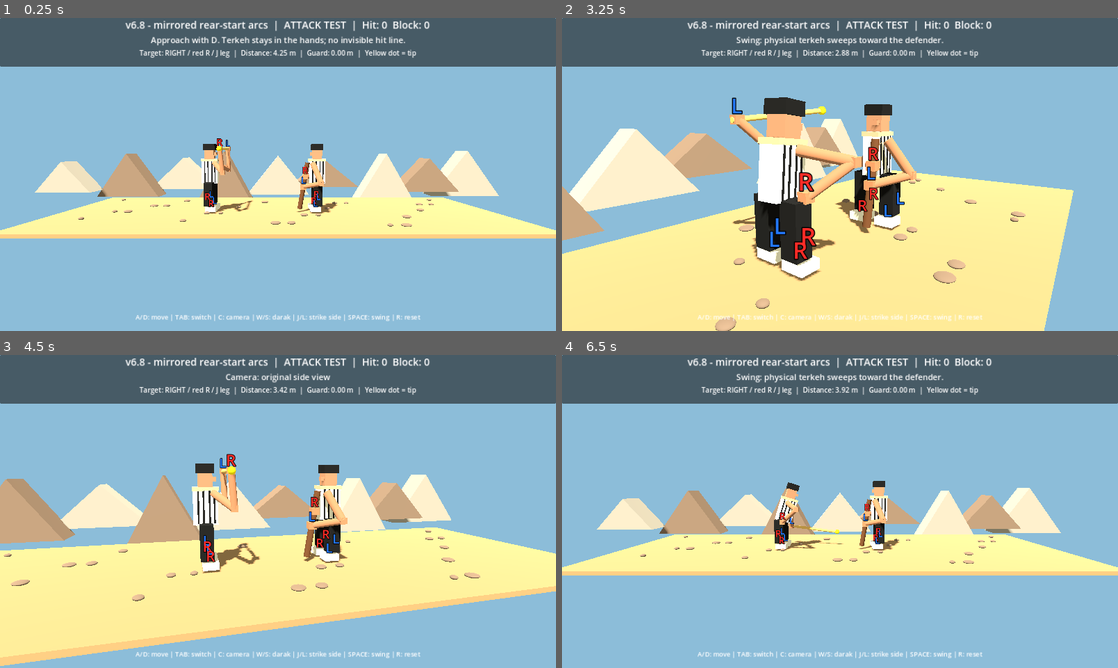
Above: before the commit, frames 1-4 (two rows, left to right).
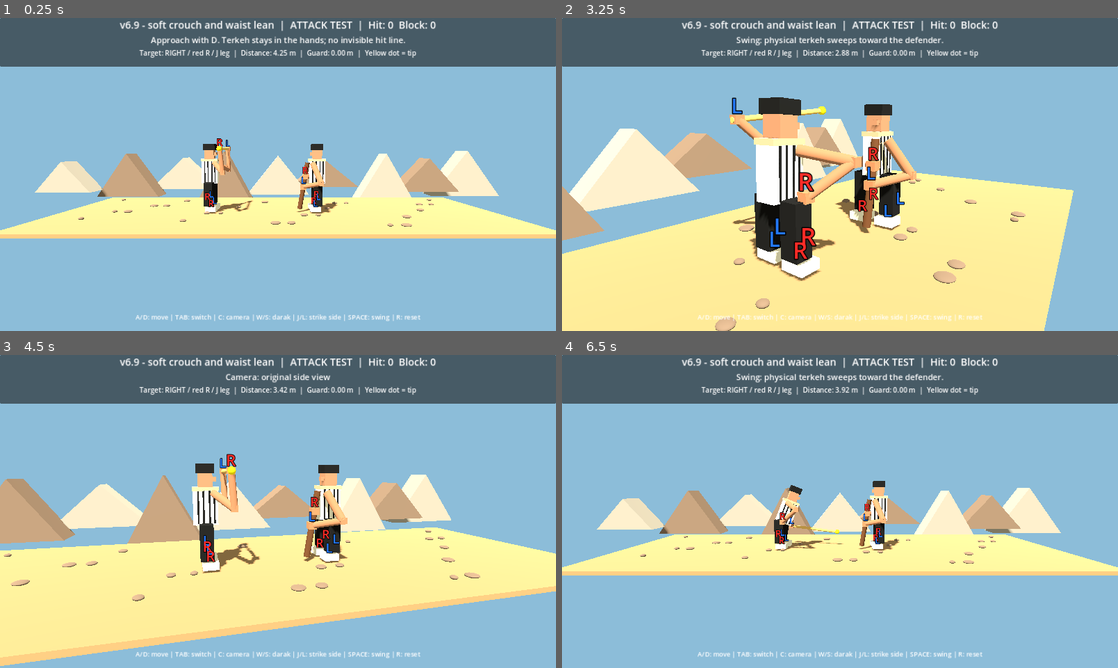
Above: after the commit, the same moments.

Repository: vahidainima-prog/tarke-darak-game
Game: Godot game, scene res://main.tscn
Two runs of this game, one before a commit and one after it. Both use one fixed random seed, a clock stepped at 60 frames per second and the inputs below.
Inputs:
- Up to frame 1 (0.25 s): no input
- Up to frame 2 (3.25 s): tap Enter at 0.5 s; hold D 0.53-1.28 s; tap C at 0.6 s; tap Space at 0.77, 1.52, 3.02 s; hold S 1.28-2.03 s; tap Tab at 1.35 s; hold D 2.03-2.78 s; tap R at 2.1 s; hold W from 2.78 s (still down); tap J at 2.85 s
- Up to frame 3 (4.5 s): release W at 3.53 s; hold A from 3.53 s (still down); tap L at 3.6 s; tap Space at 3.77 s; tap C at 4.35 s
- Up to frame 4 (6.5 s): tap Space at 4.52, 6.02 s; release A at 5.03 s; hold S 5.03-5.78 s; tap Tab at 5.1 s; hold D from 5.78 s (still down); tap R at 5.85 s

The runs differ from the first frame. In frame 1, 0.9% of the frame differs, in the area x 21-79%, y 0-5%; in frame 2, 1.7%, in the area x 21-79%, y 0-80%; in frame 3, 0.9%; in frame 4, 1.1%.

Commit message:
Add modest torso lean, crouch, and low-poly knee flex during mirrored staff swings

Diff:
--- a/tarke_darak_godot_v2/main.gd
+++ b/tarke_darak_godot_v2/main.gd
@@ -2,7 +2,7 @@
 
 # Godot 4.x — visual mechanics test. Side camera looks along -Z.
 # Feint depth: negative Z is BEHIND the attacker; positive Z is IN FRONT.
-const BUILD_LABEL := "v6.8 - mirrored rear-start arcs"
+const BUILD_LABEL := "v6.9 - soft crouch and waist lean"
 const DEF_X := 1.55
 const MIN_X := -4.7
 const MAX_X := 0.35
@@ -446,8 +446,9 @@
 	# Feet return to their original local positions when movement stops.
 	var stride := minf(1.0, absf(motion) / 1.8)
 	var accent := sin(swing_pose * PI) if swing_pose > 0.0 else 0.0
-	var bend := smoothstep(0.02, 0.62, swing_pose) if facing > 0.0 else 0.0
-	var lean := 0.12 * bend
+	var bend := smoothstep(0.12, 0.78, swing_pose) if facing > 0.0 else 0.0
+	# Small weight drop and knee flex; preserve the existing rear-start arc.
+	var crouch := 0.13 * bend
 	for child in character.get_children():
 		if not child is Node3D:
 			continue
@@ -460,12 +461,19 @@
 			var base_x := facing * 0.08 if n.name.begins_with("Giveh") else 0.0
 			var step := sin(phase + (0.0 if side < 0.0 else PI))
 			n.position.x = base_x + 0.19 * stride * step + facing * 0.08 * accent
-			n.position.y = (0.12 if n.name.begins_with("Giveh") else 0.70) + 0.08 * stride * maxf(0.0, step)
+			if n.name.begins_with("Debit trousers"):
+				# Low-poly knee flex: tilt each leg slightly while the feet stay grounded.
+				n.rotation.z = -facing * 0.17 * bend
+				n.position.y = 0.70 - 0.055 * bend + 0.08 * stride * maxf(0.0, step)
+			else:
+				n.rotation.z = 0.0
+				n.position.y = 0.12 + 0.08 * stride * maxf(0.0, step)
+				n.position.x += facing * 0.035 * bend
 		elif n.name == "WaistJoint":
 			# One anatomical hinge carries clothing, head and shoulders together.
-			n.rotation.z = -facing * (0.05 * stride * sin(phase) + 0.30 * bend)
+			n.rotation.z = -facing * (0.05 * stride * sin(phase) + 0.38 * bend)
 			n.rotation.y = float(strike_side) * 0.28 * bend if facing > 0.0 else 0.0
-			n.position = Vector3(facing * 0.08 * bend, 1.14 - 0.05 * bend, 0.0)
+			n.position = Vector3(facing * 0.08 * bend, 1.14 - crouch, 0.0)
 
 func update_visuals() -> void:
 	attacker.position.x = attack_x
